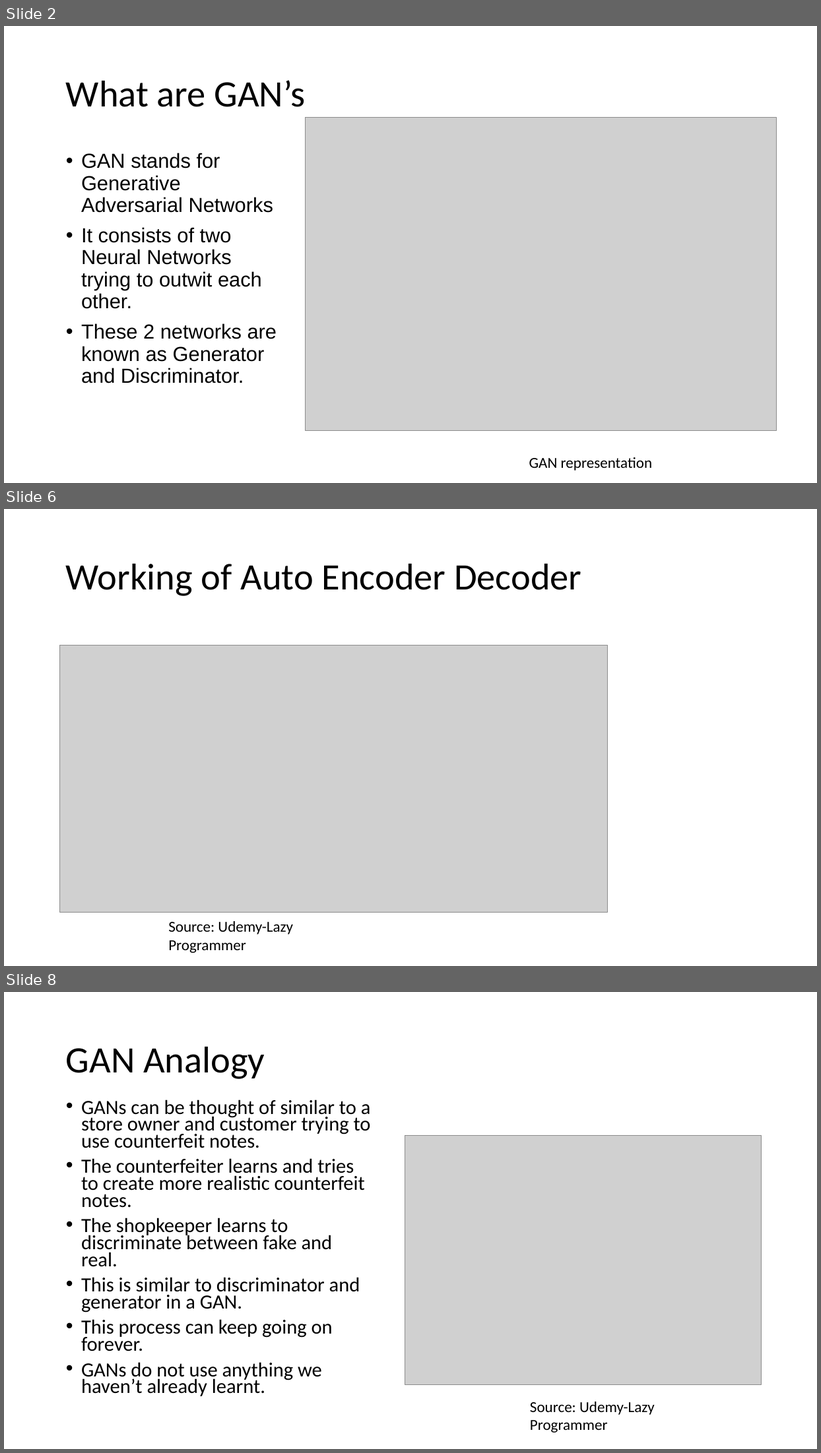
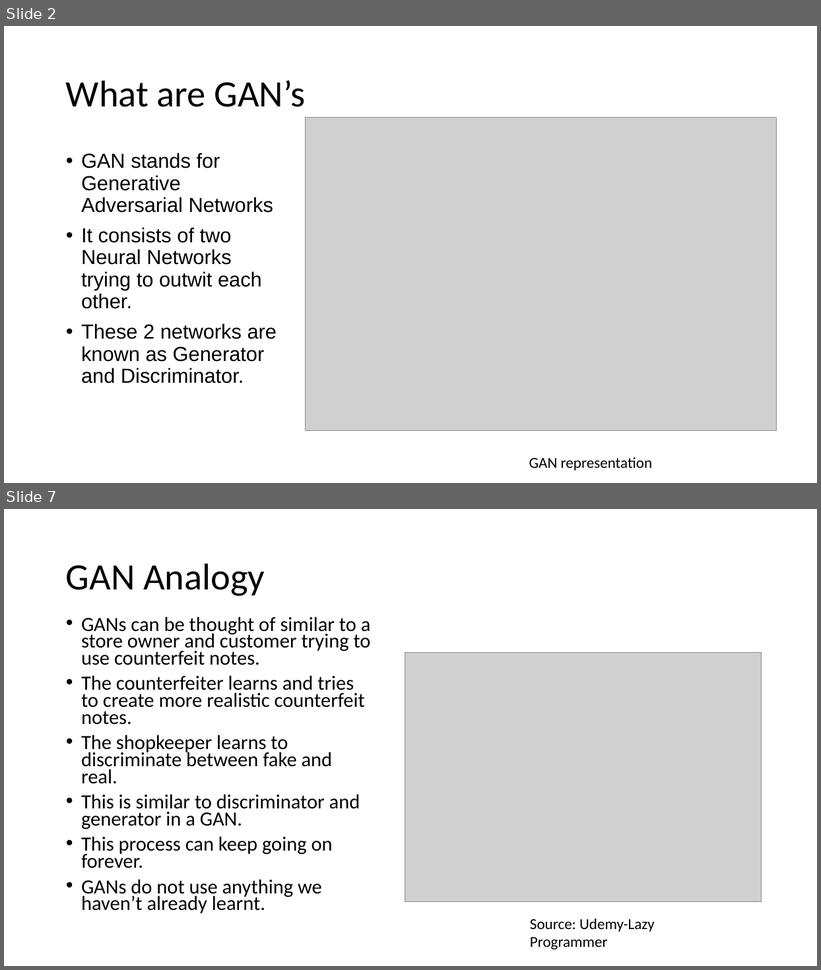
Before and after one commit to arunabh15091989/LighthouseLabs-LectureNotes, a slide deck: W9D3/GAN.pptx. Shown one above the other, each under a label of ours: slides 2, 6 and 8 before the commit, slides 2 and 7 after it; the slides between them are not shown. The pictures are 821x1453 and 821x970 pixels, drawn with LibreOffice and Linux fonts; fonts in the diff are those of the drawing; grey boxes stand for pictures. Boxes give left, top, right and bottom in pixels: in the first picture for what was removed or moved away, otherwise in the second. Text is boxed around its words. In the diff, an @@ line names an element or a change of style, - is before the commit and + after.

```diff
--- a/W9D3/GAN.pptx
+++ b/W9D3/GAN.pptx
@@ slide 6 removed at (4, 509, 817, 966), background #FFFFFF @@
@@ title removed at (66, 563, 582, 596) @@
-Working of Auto Encoder Decoder
@@ picture removed at (60, 645, 608, 913) @@
@@ text removed at (168, 921, 293, 953) @@
-Source: Udemy-Lazy Programmer
@@ what was slide 8 is now slide 7 @@
```
Also in this commit, not shown: 5 slides added, 8 other slides removed, 8 other files.
